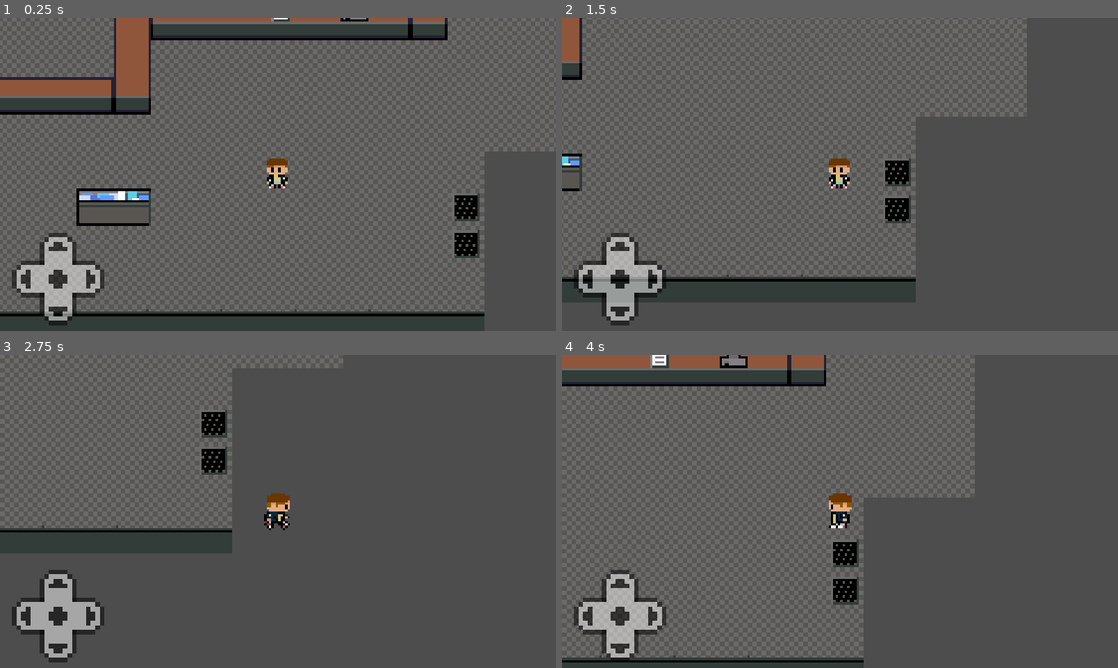
Above: before the commit, frames 1-4 (two rows, left to right).
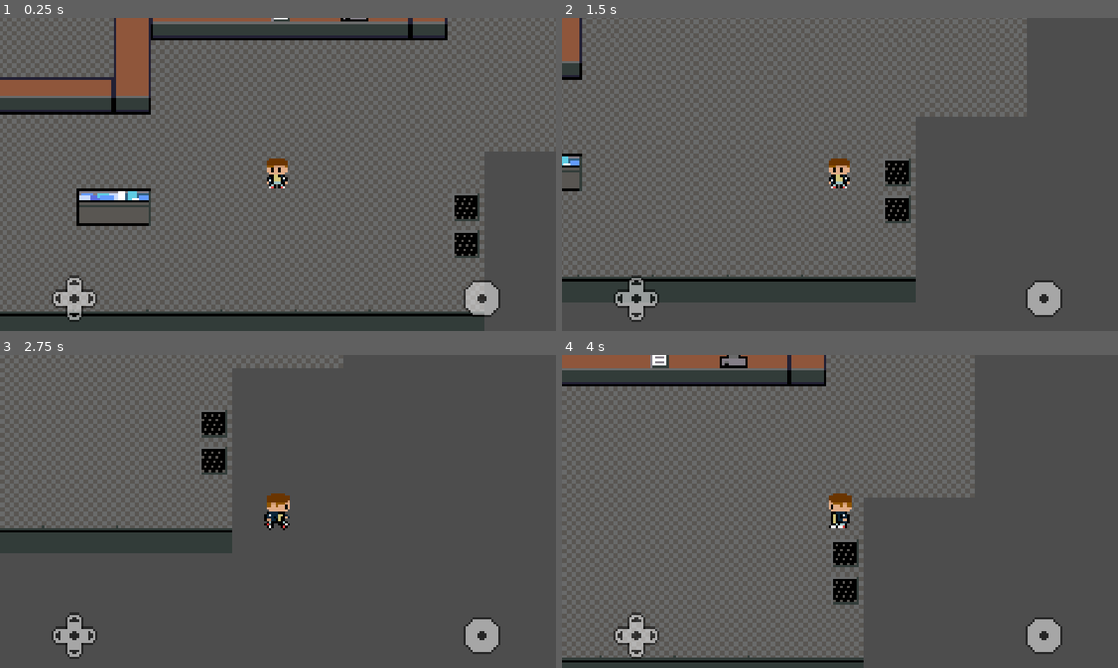
Above: after the commit, the same moments.

Repository: jmcgorey/locals_rpg
Game: Godot game, scene res://scenes/levels/diner_area.tscn
The game is run twice, just before and just after one commit, with the same random seed, the same clock (stepped at 60 frames per second) and the same inputs.
Inputs:
- Up to frame 1 (0.25 s): no input
- Up to frame 2 (1.5 s): hold D (move_right) 0.53-1.28 s; hold E (interact) 0.53-1.28 s; hold S (move_down) from 1.28 s (still down); tap E (interact) at 1.35 s
- Up to frame 3 (2.75 s): release S (move_down) at 2.03 s; hold D (move_right) from 2.03 s (still down); hold E (interact) from 2.03 s (still down)
- Up to frame 4 (4 s): release D (move_right) at 2.78 s; release E (interact) at 2.78 s; hold W (move_up) 2.78-3.53 s; tap E (interact) at 2.85 s; hold A (move_left) from 3.53 s (still down); hold E (interact) from 3.53 s (still down)

The runs differ from the first frame. In frame 1, 3.4% of the frame differs, in the area x 2-90%, y 68-99%; in frame 2, 3.3%; in frame 3, 3.4%; in frame 4, 3.4%.

Commit message:
improve hud and add interaction button

Diff:
--- a/scenes/controls/hud.tscn
+++ b/scenes/controls/hud.tscn
@@ -1,14 +1,29 @@
-[gd_scene load_steps=2 format=3 uid="uid://khfb5hbqb3ds"]
+[gd_scene load_steps=3 format=3 uid="uid://khfb5hbqb3ds"]
 
 [ext_resource type="PackedScene" uid="uid://dtvsduisenxpg" path="res://scenes/controls/movement_buttons.tscn" id="1_a4pkp"]
+[ext_resource type="PackedScene" uid="uid://cg0ip4jtpq3qg" path="res://scenes/controls/interaction_button.tscn" id="2_x4cgb"]
 
-[node name="HUD" type="Control"]
-layout_mode = 3
-anchors_preset = 15
-anchor_right = 1.0
-anchor_bottom = 1.0
-grow_horizontal = 2
-grow_vertical = 2
+[node name="HUD" type="CanvasLayer"]
 
 [node name="MovementButtons" parent="." instance=ExtResource("1_a4pkp")]
-layout_mode = 1
+modulate = Color(1, 1, 1, 0.498039)
+anchors_preset = 2
+anchor_top = 1.0
+anchor_bottom = 1.0
+offset_left = 64.0
+offset_top = -28.0
+offset_right = 64.0
+offset_bottom = -28.0
+grow_vertical = 0
+
+[node name="InteractionButton" parent="." instance=ExtResource("2_x4cgb")]
+modulate = Color(1, 1, 1, 0.498039)
+anchors_preset = 3
+anchor_left = 1.0
+anchor_top = 1.0
+offset_left = -64.0
+offset_top = -28.0
+offset_right = -64.0
+offset_bottom = -28.0
+grow_horizontal = 0
+grow_vertical = 0
--- /dev/null
+++ b/scenes/controls/interaction_button.tscn
@@ -0,0 +1,19 @@
+[gd_scene load_steps=3 format=3 uid="uid://cg0ip4jtpq3qg"]
+
+[ext_resource type="Texture2D" uid="uid://b5d7v8uxf50i8" path="res://assets/images/controls/interaction_button_unpressed.png" id="1_g6nqy"]
+[ext_resource type="Texture2D" uid="uid://dxk77x7o51h2u" path="res://assets/images/controls/interaction_button_pressed.png" id="2_siofn"]
+
+[node name="InteractionButton" type="Control"]
+layout_mode = 3
+anchors_preset = 15
+anchor_right = 1.0
+anchor_bottom = 1.0
+grow_horizontal = 2
+grow_vertical = 2
+scale = Vector2(2, 2)
+
+[node name="TouchScreenButton" type="TouchScreenButton" parent="."]
+position = Vector2(-16, -16)
+texture_normal = ExtResource("1_g6nqy")
+texture_pressed = ExtResource("2_siofn")
+action = "interact"
--- a/scenes/controls/movement_buttons.tscn
+++ b/scenes/controls/movement_buttons.tscn
@@ -11,15 +11,8 @@
 [ext_resource type="Texture2D" uid="uid://ncde64kpm0xp" path="res://assets/images/controls/dpad-v1-right-pressed.png" id="9_sxro7"]
 
 [node name="MovementButtons" type="Control"]
-modulate = Color(1, 1, 1, 0.498039)
 layout_mode = 3
-anchors_preset = 8
-anchor_left = 0.5
-anchor_top = 0.5
-anchor_right = 0.5
-anchor_bottom = 0.5
-grow_horizontal = 2
-grow_vertical = 2
+anchors_preset = 0
 size_flags_horizontal = 4
 size_flags_vertical = 4
 
--- a/scenes/levels/diner_area.tscn
+++ b/scenes/levels/diner_area.tscn
@@ -1,8 +1,9 @@
-[gd_scene load_steps=8 format=4 uid="uid://qkd308dtfqwi"]
+[gd_scene load_steps=9 format=4 uid="uid://qkd308dtfqwi"]
 
 [ext_resource type="Texture2D" uid="uid://m8x26ue1faqe" path="res://assets/images/world/diner_tiles_1.png" id="1_hsm8c"]
 [ext_resource type="PackedScene" uid="uid://2t1csv41dyot" path="res://scenes/interaction/menu_area.tscn" id="2_5snhd"]
 [ext_resource type="PackedScene" uid="uid://cjfkxoh812y6w" path="res://scenes/player/player.tscn" id="3_0kc20"]
+[ext_resource type="PackedScene" uid="uid://khfb5hbqb3ds" path="res://scenes/controls/hud.tscn" id="4_6qw5l"]
 
 [sub_resource type="TileSetAtlasSource" id="TileSetAtlasSource_11t1m"]
 texture = ExtResource("1_hsm8c")
@@ -80,3 +81,5 @@
 [node name="Player" parent="." instance=ExtResource("3_0kc20")]
 position = Vector2(167, 138)
 collision_mask = 3
+
+[node name="HUD" parent="." instance=ExtResource("4_6qw5l")]
--- a/scenes/player/player.tscn
+++ b/scenes/player/player.tscn
@@ -1,8 +1,7 @@
-[gd_scene load_steps=28 format=3 uid="uid://cjfkxoh812y6w"]
+[gd_scene load_steps=27 format=3 uid="uid://cjfkxoh812y6w"]
 
 [ext_resource type="Script" uid="uid://b07rt5fs66c8p" path="res://scripts/player_scripts/player.gd" id="1_q01g0"]
 [ext_resource type="Texture2D" uid="uid://bt1o6o78uqth5" path="res://assets/images/npcs/LocalBoyCharacter.png" id="2_lmb1s"]
-[ext_resource type="PackedScene" uid="uid://khfb5hbqb3ds" path="res://scenes/controls/hud.tscn" id="3_k4iqe"]
 
 [sub_resource type="AtlasTexture" id="AtlasTexture_0n7ro"]
 atlas = ExtResource("2_lmb1s")
@@ -219,16 +218,3 @@
 
 [node name="Camera2D" type="Camera2D" parent="."]
 zoom = Vector2(2, 2)
-
-[node name="HUD" parent="." instance=ExtResource("3_k4iqe")]
-anchors_preset = 2
-anchor_top = 1.0
-anchor_right = 0.0
-offset_left = -95.0
-offset_top = 45.0
-offset_right = -95.0
-offset_bottom = 45.0
-grow_horizontal = 1
-grow_vertical = 0
-size_flags_horizontal = 0
-size_flags_vertical = 8
Binary file added: assets/images/controls/interaction_button_pressed.png
Not shown, added: assets/images/controls/interaction_button_pressed.png.import
Binary file added: assets/images/controls/interaction_button_unpressed.png
Not shown, added: assets/images/controls/interaction_button_unpressed.png.import
